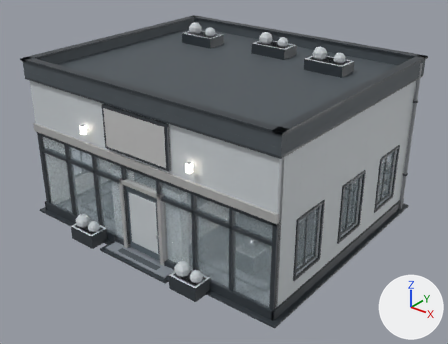
An edit to the glTF model art/export/content1_v1/content1_v1.glb, drawn before and after from the same camera.
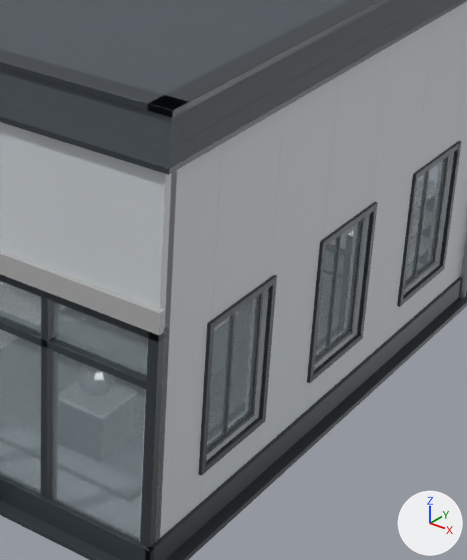
The first picture shows the older version from a 50 mm lens placed at (15.0, -18.84, 13.48), pointed at (0.51, -0.73, 2.25). The close-ups show the older and then the newer version on the part from 47% to 90% of the width and 26% to 92% of the height of that picture. Only the edits that show in the close-ups are written down. Lighting does not change. The marker at lower right points along +X, +Y and +Z. Where no turn or scale is listed for an object, it has been applied to the vertices. Vertices at exactly the same position are counted once.

Names of what the first close-up shows: 'SM_content1_v1_Shell'.
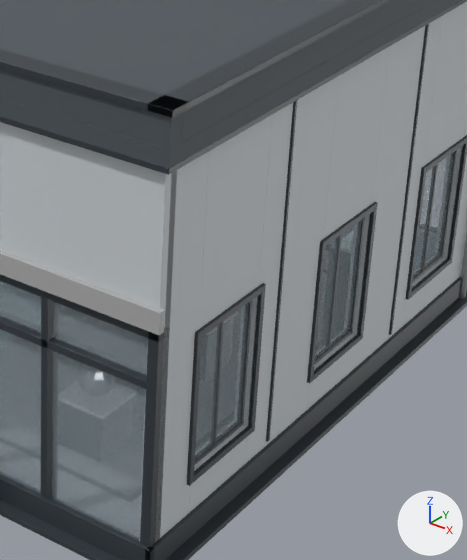
Boxes [x1, y1, x2, y2] around the edits, measured in the close-ups (467 x 560 px; the box of a moved part takes in the faces that stretch with it):
part 1 of me_sm_content1_v1_shell, moved or reshaped (mostly hidden)
    before: [207, 292, 264, 454]
    after: [195, 300, 252, 464]
part 2 of me_sm_content1_v1_shell, moved or reshaped
    before: [225, 312, 236, 435]
    after: [213, 321, 224, 445]
part 3 of me_sm_content1_v1_shell, moved or reshaped
    before: [199, 275, 277, 475]
    after: [187, 283, 266, 486]
part 4 of me_sm_content1_v1_shell, moved or reshaped (mostly hidden)
    before: [405, 155, 450, 289]
    after: [413, 150, 457, 282]
part 5 of me_sm_content1_v1_shell, moved or reshaped
    before: [415, 170, 430, 277]
    after: [422, 164, 438, 271]
part 6 of me_sm_content1_v1_shell, moved or reshaped
    before: [397, 141, 462, 307]
    after: [405, 135, 467, 300]
part 7 of me_sm_content1_v1_shell, moved or reshaped
    before: [207, 295, 260, 450]
    after: [266, 100, 298, 442]
part 8 of me_sm_content1_v1_shell, moved or reshaped
    before: [405, 157, 447, 285]
    after: [389, 24, 429, 335]
part 9 of me_sm_content1_v1_shell, added
    after: [195, 303, 249, 460]
part 10 of me_sm_content1_v1_shell, added
    after: [413, 151, 455, 278]
part 11 of me_sm_content1_v1_shell, moved or reshaped
    both: [155, 2, 467, 542]

Patch to the scene script:
```diff
--- a/art/export/content1_v1/content1_v1.glb.py
+++ b/art/export/content1_v1/content1_v1.glb.py
@@ me_sm_content1_v1_shell @@
 # used by ob_sm_content1_v1_shell; location = (0.0, 0.0, 0.0)
-me_sm_content1_v1_shell.from_pydata(...)  # 6613 vertices, 12986 faces; spans x -6.25..6.25, y -5.82..5.25, z 0.0..7.26
+me_sm_content1_v1_shell.from_pydata(...)  # 6791 vertices, 13330 faces; spans x -6.25..6.25, y -5.82..5.25, z 0.0..7.26
+# me_sm_content1_v1_shell part 1: the loose piece of 72 vertices spanning x 5.84..5.91, y -3.75..-2.25, z 1.1..3.3 is moved by (0.0, -0.3, 0.0)
+# me_sm_content1_v1_shell part 2: the loose piece of 24 vertices spanning x 5.84..5.91, y -3.03..-2.97, z 1.1..3.3 is moved by (0.0, -0.3, 0.0)
+# me_sm_content1_v1_shell part 3: the loose piece of 88 vertices spanning x 5.98..6.05, y -3.85..-2.15, z 1.0..3.4 is moved by (0.0, -0.3, 0.0)
+# me_sm_content1_v1_shell part 4: the loose piece of 72 vertices spanning x 5.84..5.91, y 2.25..3.75, z 1.1..3.3 is moved by (0.0, 0.3, 0.0)
+# me_sm_content1_v1_shell part 5: the loose piece of 24 vertices spanning x 5.84..5.91, y 2.97..3.03, z 1.1..3.3 is moved by (0.0, 0.3, 0.0)
+# me_sm_content1_v1_shell part 6: the loose piece of 88 vertices spanning x 5.98..6.05, y 2.15..3.85, z 1.0..3.4 is moved by (0.0, 0.3, 0.0)
+# me_sm_content1_v1_shell part 7: the loose piece of 24 vertices spanning x 5.86..5.89, y -3.75..-2.25, z 1.1..3.3 is scaled about its middle by (1.42, 0.0302, 2.46), then moved by (0.13, 1.03, 1.05), in mat_m_trim (dark grey #333a40)
+# me_sm_content1_v1_shell part 8: the loose piece of 24 vertices spanning x 5.86..5.89, y 2.25..3.75, z 1.1..3.3 is scaled about its middle by (1.42, 0.0302, 2.46), then moved by (0.13, -1.03, 1.05), in mat_m_trim (dark grey #333a40)
+# me_sm_content1_v1_shell part 9: the loose piece of 24 vertices spanning x 5.86..5.89, y -3.75..-2.25, z 1.1..3.3 is copied, and the copy is moved by (0.0, -0.3, 0.0); it spans x 5.86..5.89, y -4.05..-2.55, z 1.1..3.3
+# me_sm_content1_v1_shell part 10: the loose piece of 24 vertices spanning x 5.86..5.89, y 2.25..3.75, z 1.1..3.3 is copied, and the copy is moved by (0.0, 0.3, 0.0); it spans x 5.86..5.89, y 2.55..4.05, z 1.1..3.3
+# me_sm_content1_v1_shell part 11: 134 vertices moved from x 5.75..6.0, y -3.75..3.75, z 0.0..6.1 to x 5.75..6.0, y -4.05..4.05, z 0.0..6.1; 80 vertices removed from x 5.23..5.67, y 1.62..4.37, z 0.14..2.29
+# other edits to the shape of me_sm_content1_v1_shell do not show in these pictures
 me_sm_content1_v1_shell.materials.append(mat_m_trim)
```
